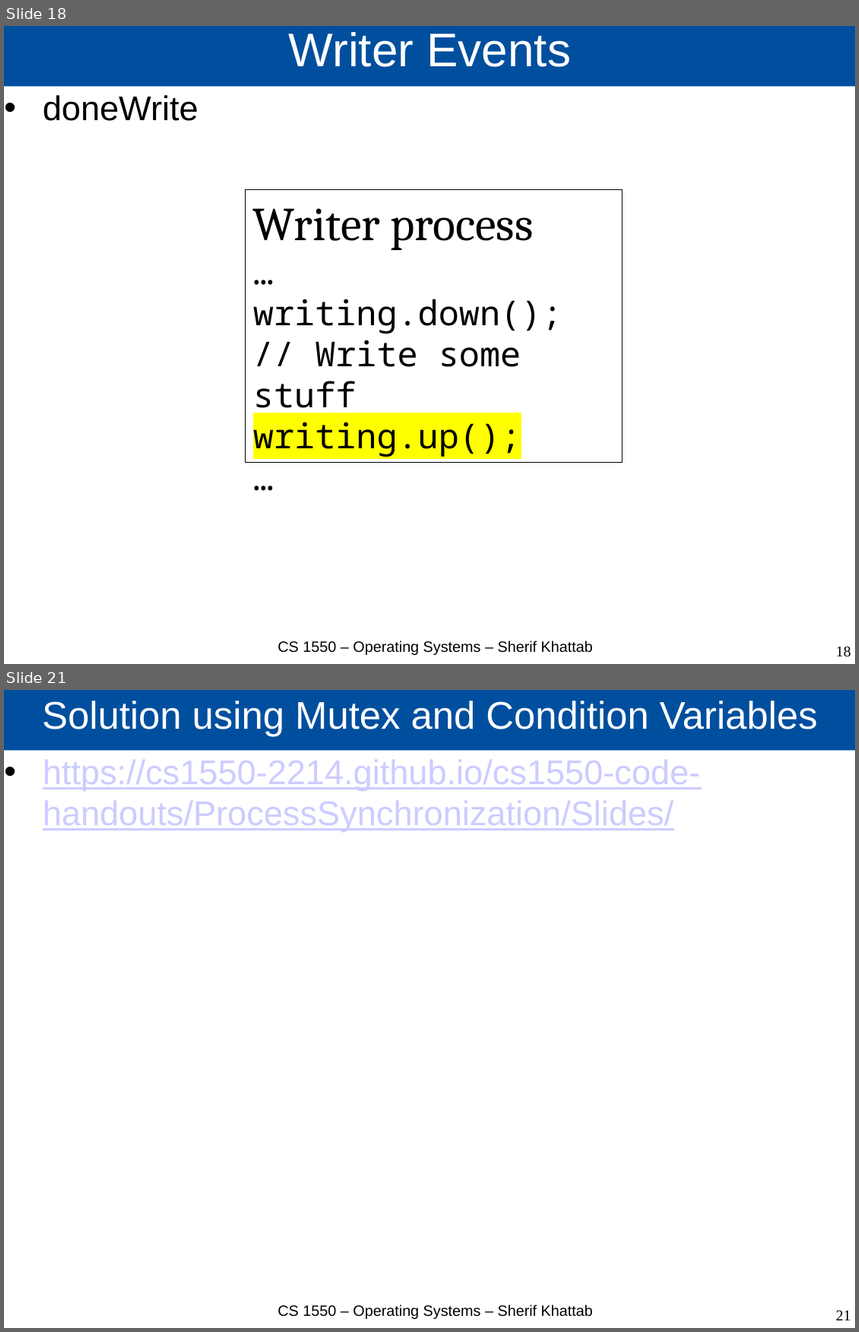
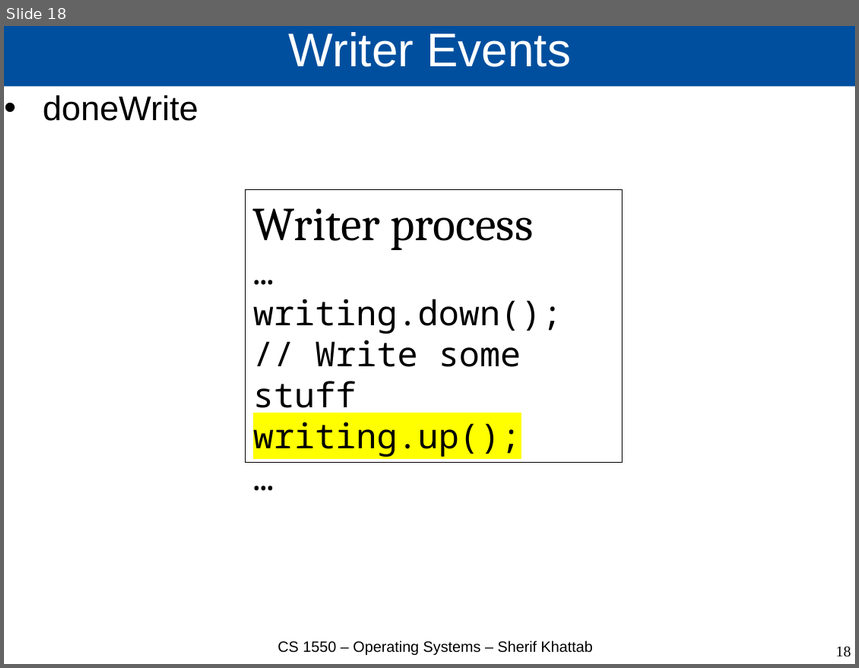
Before and after one commit to cs1550-2244/cs1550-code-handouts, a slide deck: DraftSlides/Lecture7.pptx. Shown one above the other, each under a label of ours: slides 18 and 21 before the commit, slide 18 after it; the slides between them are not shown. The pictures are 859x1332 and 859x668 pixels, drawn with LibreOffice and Linux fonts; fonts in the diff are those of the drawing. Boxes give left, top, right and bottom in pixels: in the first picture for what was removed or moved away, otherwise in the second. Text is boxed around its words. In the diff, an @@ line names an element or a change of style, - is before the commit and + after.

```diff
--- a/DraftSlides/Lecture7.pptx
+++ b/DraftSlides/Lecture7.pptx
@@ slide 21 removed at (4, 690, 855, 1328), background #FFFFFF @@
@@ title removed at (4, 690, 855, 751) @@
-Solution using Mutex and Condition Variables
@@ text removed at (43, 760, 701, 832) @@
-• https://cs1550-2214.github.io/cs1550-code-handouts/ProcessSynchronization/Slides/
@@ text removed at (278, 1305, 593, 1319) @@
-CS 1550 – Operating Systems – Sherif Khattab
@@ page number removed at (836, 1311, 851, 1321) @@
-21
```
Also in this commit, not shown: 2 other slides removed, 3 other files.
